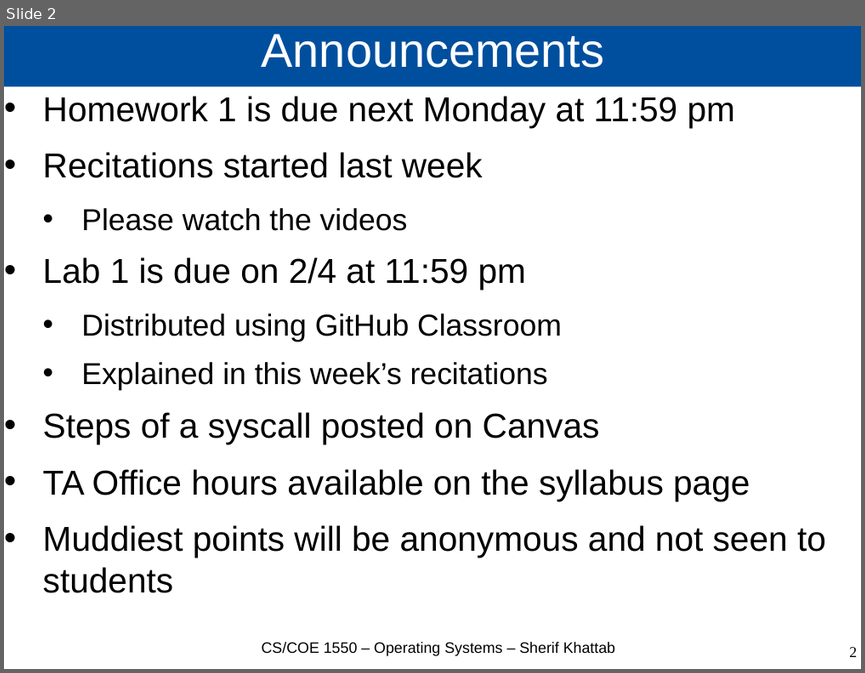
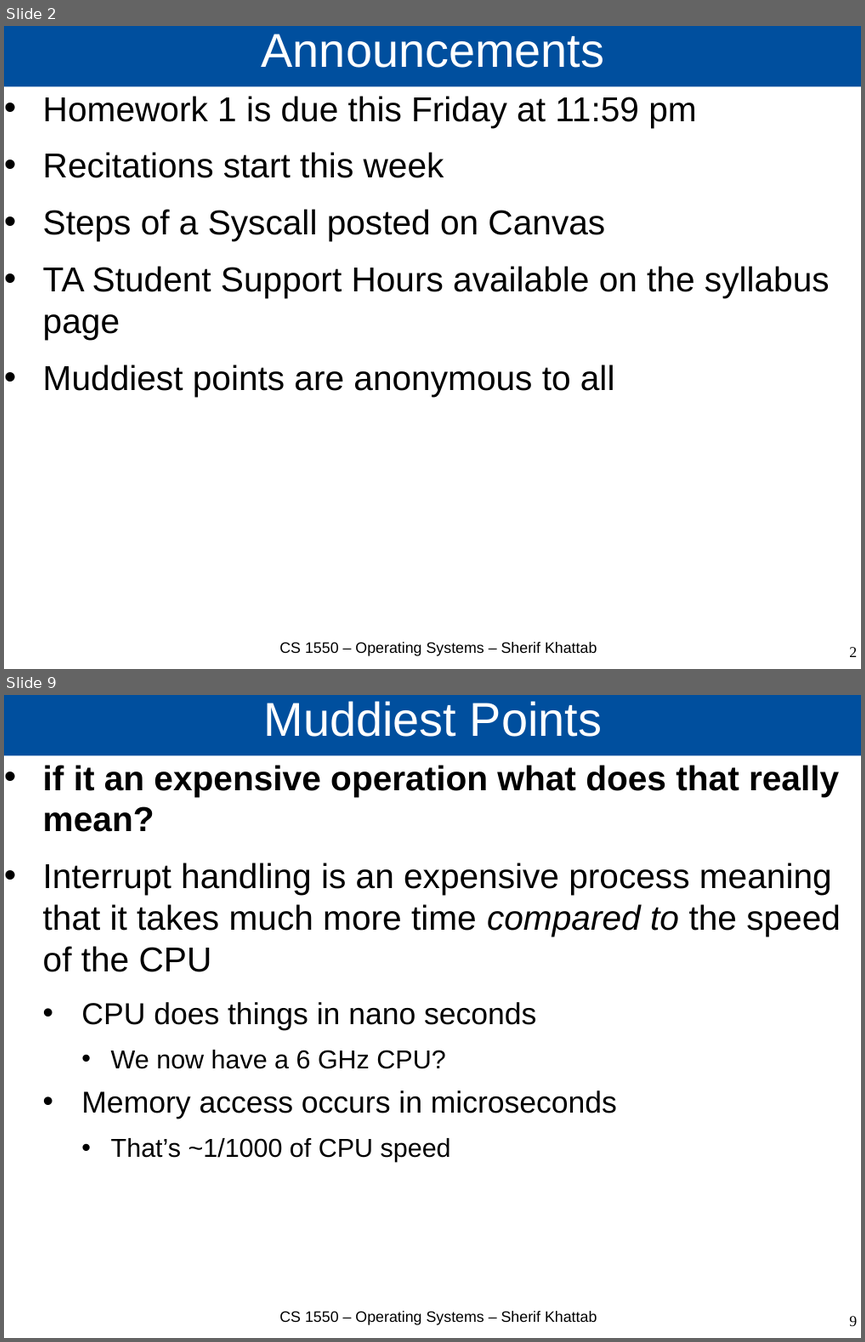
Before and after one commit to cs1550-2244/cs1550-code-handouts, a slide deck: DraftSlides/Lecture2.pptx. Shown one above the other, each under a label of ours: slide 2 before the commit, slides 2 and 9 after it; the slides between them are not shown. The pictures are 865x673 and 865x1342 pixels, drawn with LibreOffice and Linux fonts; fonts in the diff are those of the drawing. Boxes give left, top, right and bottom in pixels: in the first picture for what was removed or moved away, otherwise in the second. Text is boxed around its words. In the diff, an @@ line names an element or a change of style, - is before the commit and + after.

```diff
--- a/DraftSlides/Lecture2.pptx
+++ b/DraftSlides/Lecture2.pptx
@@ slide 9 added at <box>4,695,861,1338</box>, background #FFFFFF @@
@@ title added at <box>4,695,861,756</box>, fill #004F9E, 44 pt, text #FFFFFF @@
+Muddiest Points
@@ text added at <box>43,765,840,1162</box>, 32 pt, text #000000 @@
+• if it an expensive operation what does that really mean?
+• Interrupt handling is an expensive process meaning that it takes much more time compared to the speed of the CPU
+  • CPU does things in nano seconds
+    • We now have a 6 GHz CPU?
+  • Memory access occurs in microseconds
+    • That’s ~1/1000 of CPU speed
@@ text added at <box>279,1310,596,1325</box>, 14 pt, text #000000 @@
+CS 1550 – Operating Systems – Sherif Khattab
@@ page number added at <box>849,1315,857,1326</box>, 14 pt, text #000000 @@
+9
@@ slide 2 changed as well @@
@@ text at <box>43,96,829,397</box>: text changed @@
-• Homework 1 is due next Monday at 11:59 pm
-• Recitations started last week
-  • Please watch the videos
-• Lab 1 is due on 2/4 at 11:59 pm
-  • Distributed using GitHub Classroom
-  • Explained in this week’s recitations
-• Steps of a syscall posted on Canvas
-• TA Office hours available on the syllabus page
-• Muddiest points will be anonymous and not seen to students
+• Homework 1 is due this Friday at 11:59 pm
+• Recitations start this week
+• Steps of a Syscall posted on Canvas
+• TA Student Support Hours available on the syllabus page
+• Muddiest points are anonymous to all
@@ text at <box>279,641,596,656</box>: text changed @@
-CS/COE 1550 – Operating Systems – Sherif Khattab
+CS 1550 – Operating Systems – Sherif Khattab
```
Also in this commit, not shown: 17 other slides changed, 10 other slides added, 2 other files.
